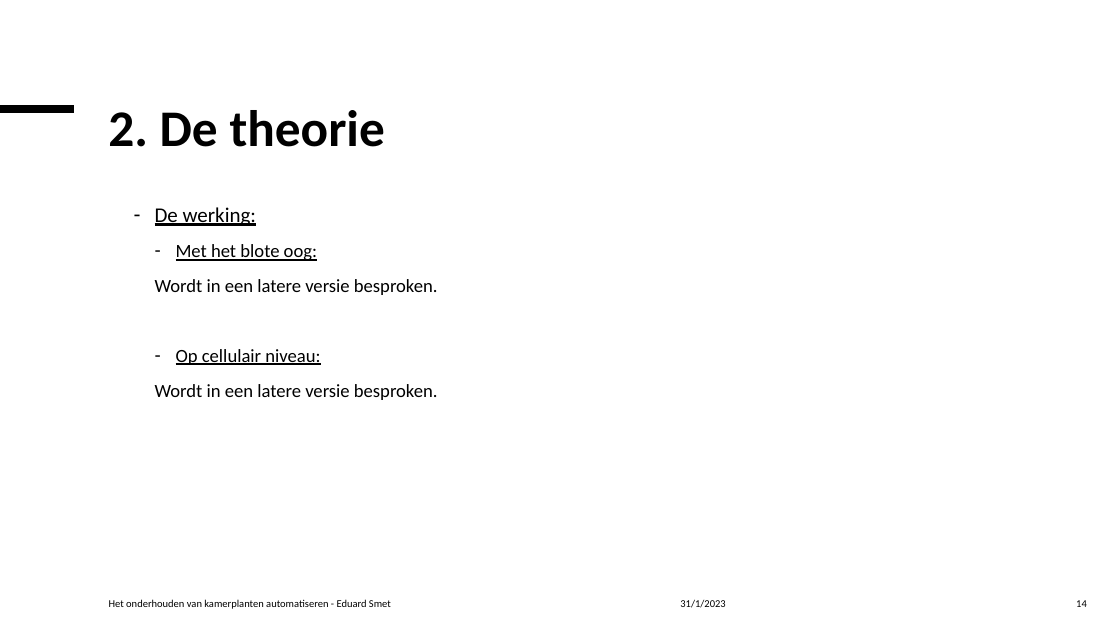
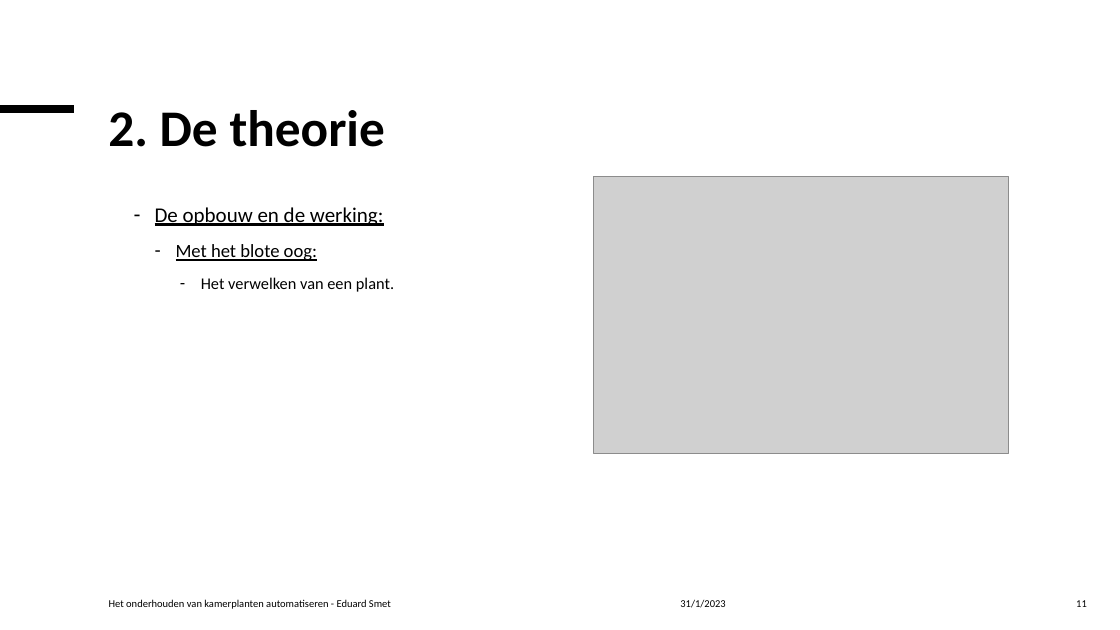
Before and after one commit to Celarye/syfinalproject, a slide deck: slide 11 of FinalProject.pptx (slide 14 before the commit). Drawn at 1120x630 pixels with LibreOffice and Linux fonts; fonts in the diff are those of the drawing; grey boxes stand for pictures. Boxes give left, top, right and bottom in pixels: in the first picture for what was removed or moved away, otherwise in the second. Text is boxed around its words. In the diff, an @@ line names an element or a change of style, - is before the commit and + after.

```diff
--- a/FinalProject.pptx
+++ b/FinalProject.pptx
@@ picture added at box(594, 176, 1009, 453) @@
@@ text at box(155, 207, 383, 226): text changed @@
-  – De werking:
+  – De opbouw en de werking:
@@ text at box(201, 277, 394, 292): text changed; size 16 to 14 pt @@
-    Wordt in een latere versie besproken.
-    – Op cellulair niveau:
-    Wordt in een latere versie besproken.
+      – Het verwelken van een plant.
@@ page number at box(1076, 600, 1087, 607): text changed @@
-14
+11
```
Also in this commit, not shown: 20 other slides changed, 4 slides added.
